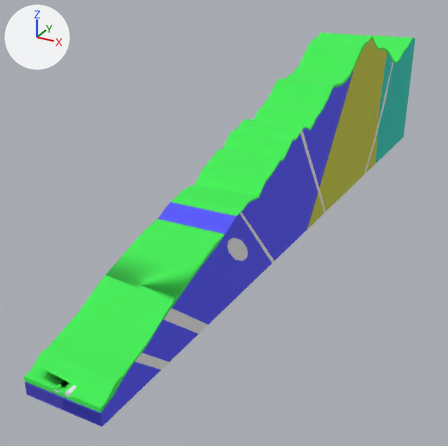
The OBJ model model/YT.obj, before and after one commit.
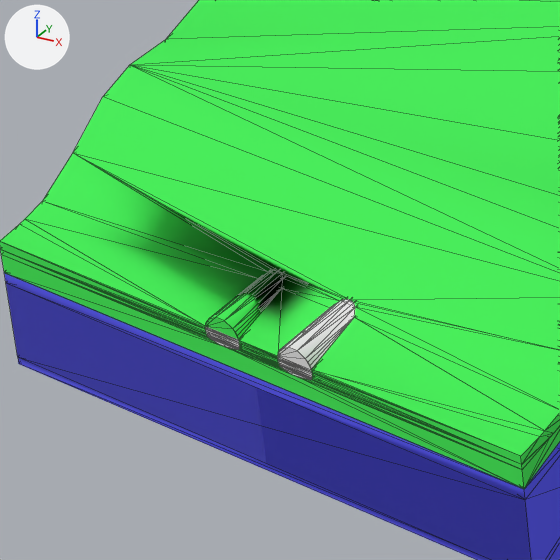
Old and new are each drawn whole from a camera (50 mm lens) standing at (702.0, -649.0, 731.0) and looking at (-129.0, 863.0, -25.0) and again close up on the part from 5% to 24% of the width and 77% to 95% of the height. Lighting does not change. The marker at upper left points along +X, +Y and +Z. The close-ups show mesh edges as thin lines. Where no turn or scale is listed for an object, it has been applied to the vertices.

In view in the first close-up: '0', '3', 'tunnel_right'.
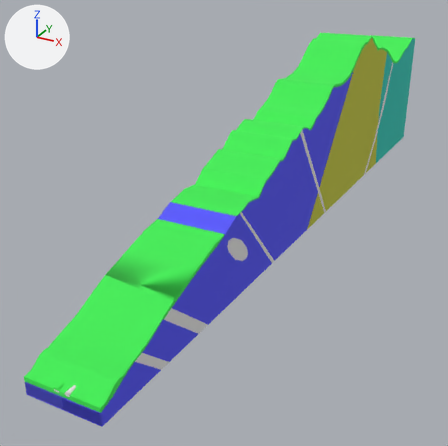
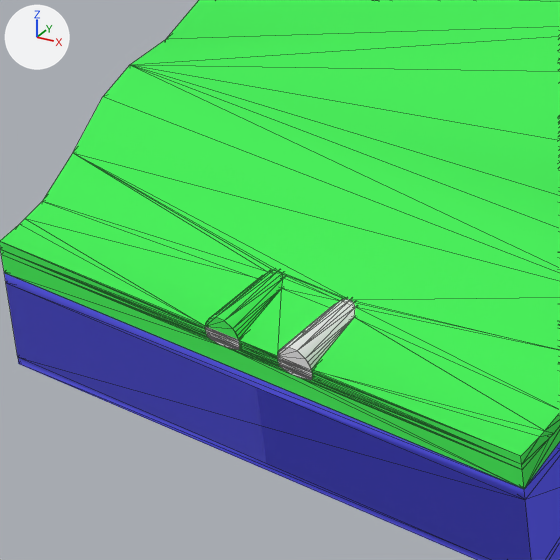
Changed parts and their boxes (x1, y1, x2, y2) in the close-ups (560 x 560 px):
part 1 of me_3, added (green)
    after: (25, 153, 344, 356)
'2', unchanged, uncovered by the edit
    after: (4, 273, 560, 560)
'0', unchanged, covered by the edit
    before: (4, 273, 560, 560)

The change in detail:
me_3 is used by ob_3; location (0.0, 0.0, 0.0).
me_3 had 638 vertices, 1350 faces and spanned x -80.0..100.0, y 0.0..2121.0, z -6.0..471.0.
me_3 now has 658 vertices, 1354 faces and spans x -80.0..100.0, y 0.0..2121.0, z -6.0..471.0.
me_3 part 1: 20 vertices added at x -6.0..31.0, y 19.0..30.0, z 3.0..9.0.
